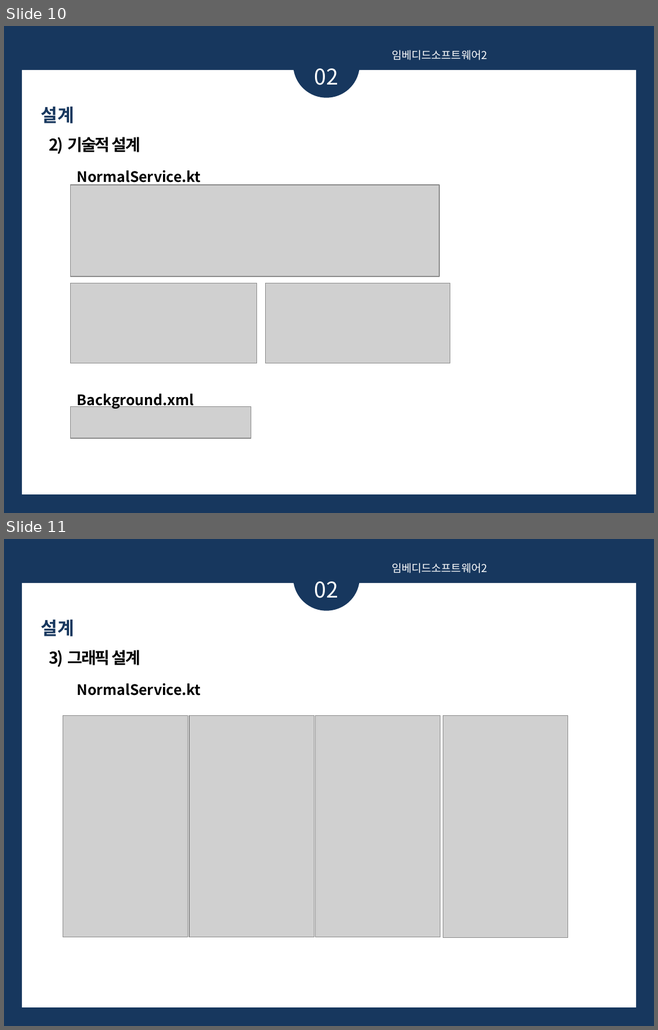
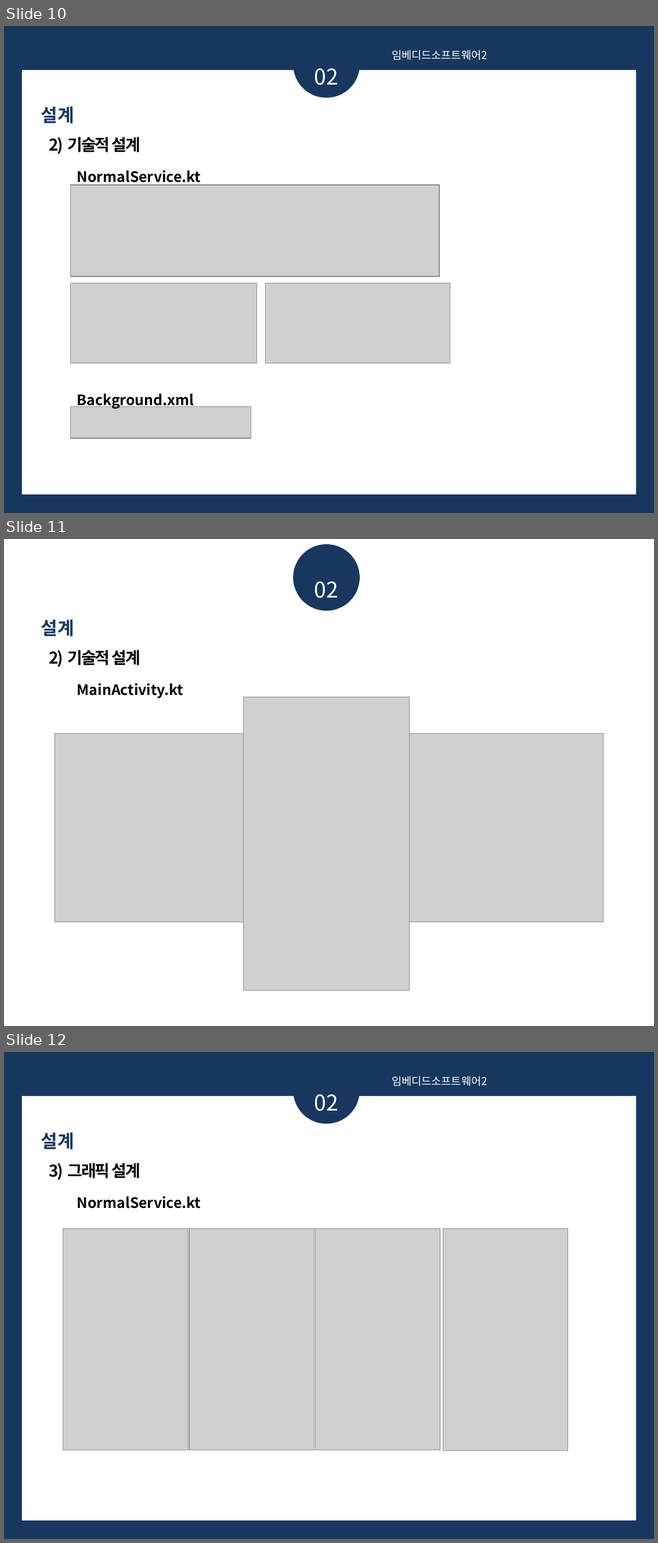
Before and after one commit to 201411108/Black-Android-app-for-eye, a slide deck: Document/발표PPT양식.pptx. Shown one above the other, each under a label of ours: slides 10 and 11 before the commit, slides 10, 11 and 12 after it. The pictures are 658x1030 and 658x1543 pixels, drawn with LibreOffice and Linux fonts; fonts in the diff are those of the drawing; grey boxes stand for pictures. Boxes give left, top, right and bottom in pixels: in the first picture for what was removed or moved away, otherwise in the second. Text is boxed around its words. In the diff, an @@ line names an element or a change of style, - is before the commit and + after.

Commit message:
그래픽, 데이터 설계 부분 내용 추가

```diff
--- a/Document/발표PPT양식.pptx
+++ b/Document/발표PPT양식.pptx
@@ slide 11 added at (x1=4, y1=539, x2=654, y2=1026), background #FFFFFF @@
@@ ellipse added at (x1=293, y1=544, x2=360, y2=610), fill #17375E @@
@@ text added at (x1=314, y1=581, x2=338, y2=598), 24 pt, text #FFFFFF @@
+02
@@ text added at (x1=41, y1=620, x2=74, y2=636), 20 pt, text #17375E, bold @@
+설계
@@ text added at (x1=49, y1=650, x2=140, y2=667), 18 pt, text #000000, bold @@
+2) 기술적 설계
@@ text added at (x1=77, y1=683, x2=184, y2=699), 16 pt, text #000000, bold @@
+MainActivity.kt
@@ picture added at (x1=244, y1=697, x2=409, y2=990) @@
@@ picture added at (x1=244, y1=697, x2=409, y2=990) @@
@@ picture added at (x1=54, y1=733, x2=603, y2=922) @@
@@ what was slide 11 is now slide 12 @@
```
Also in this commit, not shown: 8 other slides added.
